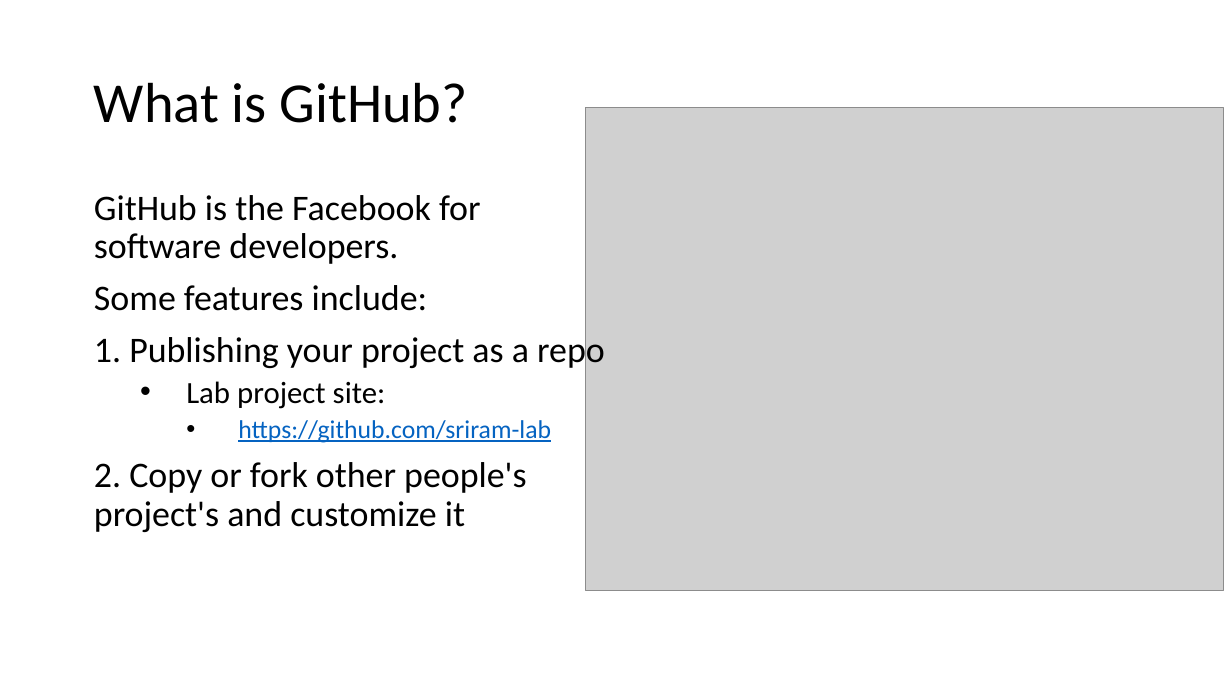
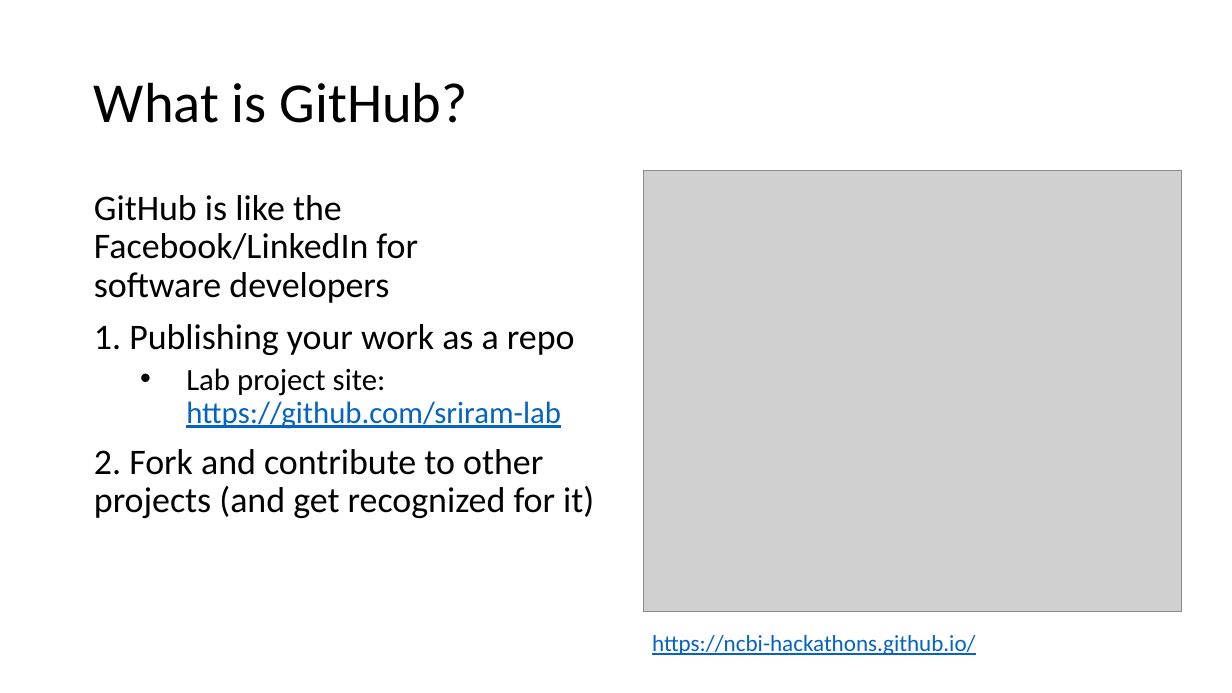
Before and after one commit to sriram-lab/github, a slide deck: slide 7 of GitHub-Intro.pptx (slide 9 before the commit). Drawn at 1232x693 pixels with LibreOffice and Linux fonts; fonts in the diff are those of the drawing; grey boxes stand for pictures. Boxes give left, top, right and bottom in pixels: in the first picture for what was removed or moved away, otherwise in the second. Text is boxed around its words. In the diff, an @@ line names an element or a change of style, - is before the commit and + after.

```diff
--- a/GitHub-Intro.pptx
+++ b/GitHub-Intro.pptx
@@ picture: place and size @@
-picture at (586, 107, 1224, 591)
+picture at (643, 171, 1182, 612)
@@ text at (94, 195, 594, 518): text changed @@
-GitHub is the Facebook for software developers.
-Some features include:
-1. Publishing your project as a repo
-  • Lab project site:
-    • https://github.com/sriram-lab
-2. Copy or fork other people's project's and customize it
+GitHub is like the Facebook/LinkedIn for software developers
+1. Publishing your work as a repo
+  • Lab project site: https://github.com/sriram-lab
+2. Fork and contribute to other projects (and get recognized for it)
@@ text added at (652, 635, 976, 655), 18 pt, text #0563C1, underline @@
+https://ncbi-hackathons.github.io/
```
Also in this commit, not shown: 9 other slides changed, 5 slides added, 1 slide removed.
